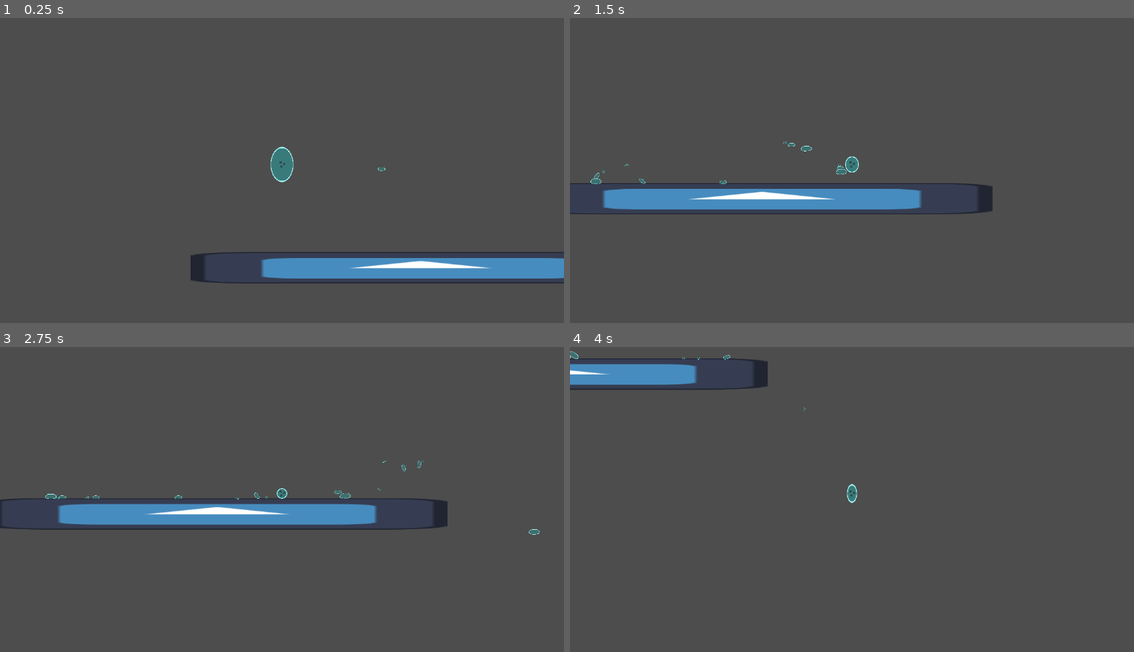
Above: before the commit, frames 1-4 (two rows, left to right).
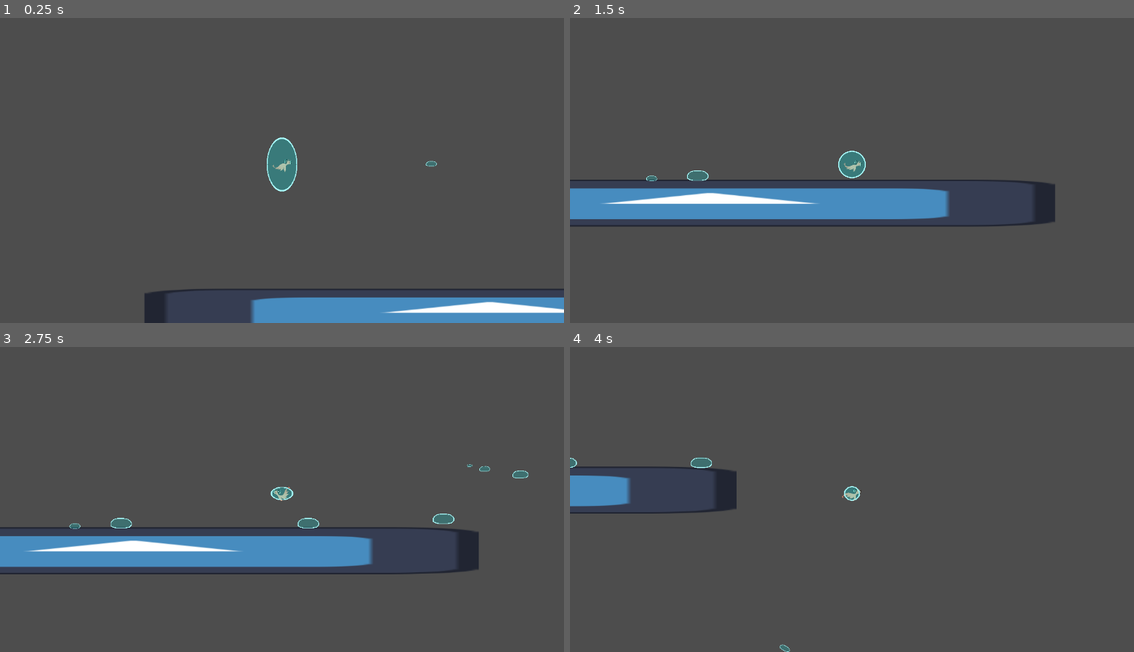
Above: after the commit, the same moments.

Repository: FelixChevrel/GlobalGameJam
Game: Godot game, scene res://TestScene.tscn
Two runs of this game, one before a commit and one after it. Both use one fixed random seed, a clock stepped at 60 frames per second and the inputs below. The engine's default icon, where the game draws it, is replaced by a stand-in: a white triangle on a blue panel in a dark square.
Inputs:
- Up to frame 1 (0.25 s): no input
- Up to frame 2 (1.5 s): hold Q (shoot) 0.53-1.28 s; hold D (move_right) from 0.53 s (still down); tap Space (jump) at 0.77, 0.8, 1.07, 1.35 s
- Up to frame 3 (2.75 s): tap Space (jump) at 1.52, 1.82, 2.3 s; tap Q (shoot) at 1.55 s; release D (move_right) at 2.03 s; hold A (move_left) from 2.03 s (still down); hold Q (shoot) from 2.03 s (still down)
- Up to frame 4 (4 s): release A (move_left) at 2.78 s; release Q (shoot) at 2.78 s; hold D (move_right) from 2.78 s (still down); tap Q (shoot) at 2.85 s; tap Space (jump) at 3.02, 3.32, 3.6, 3.77 s

The runs differ from the first frame. In frame 1, 10% of the frame differs, in the area x 25-100%, y 39-100%; in frame 2, 6.4%; in frame 3, 13%, in the area x 0-96%, y 37-75%; in frame 4, 4.4%.

Commit message:
Dash + animation

Diff:
--- a/PlayerCharacter/SCN_PrawnPlayer.tscn
+++ b/PlayerCharacter/SCN_PrawnPlayer.tscn
@@ -1,57 +1,183 @@
-[gd_scene load_steps=7 format=3 uid="uid://dohd1u16v6q4v"]
+[gd_scene load_steps=21 format=3 uid="uid://dohd1u16v6q4v"]
 
 [ext_resource type="Script" path="res://platformer_controller/platformer_controller.gd" id="1_s261a"]
-[ext_resource type="Texture2D" uid="uid://c2mbde34m075t" path="res://icon.svg" id="2_pv007"]
 [ext_resource type="PackedScene" uid="uid://1u506ll718wq" path="res://gameplayComponent/WaterDroplet.tscn" id="2_smj8w"]
 [ext_resource type="Script" path="res://Scripts/bubble.gd" id="3_0yaw3"]
+[ext_resource type="Texture2D" uid="uid://cpbis6phpkipn" path="res://PlayerCharacter/sprite/IMG_2429.png" id="4_3p423"]
 [ext_resource type="Texture2D" uid="uid://cvk1pw7tp4s04" path="res://utilitySprite/plain-circle.svg" id="4_gwj2t"]
+[ext_resource type="Texture2D" uid="uid://dj6nrq3ij1tqa" path="res://Sans titre-1.png" id="5_725x3"]
+[ext_resource type="Texture2D" uid="uid://xlqq5imtdlwt" path="res://PlayerCharacter/sprite/IMG_2421.png" id="5_t2pfl"]
+[ext_resource type="Texture2D" uid="uid://oc3mp6lhthhv" path="res://PlayerCharacter/sprite/IMG_2420.png" id="6_c0qcp"]
+[ext_resource type="Texture2D" uid="uid://3xfd5wlrckq4" path="res://PlayerCharacter/sprite/IMG_2419.png" id="7_pfgy8"]
+[ext_resource type="Texture2D" uid="uid://bt33wi63wm8yn" path="res://PlayerCharacter/sprite/IMG_2418.png" id="8_bhpry"]
+[ext_resource type="Texture2D" uid="uid://dki6b5y0kli8f" path="res://PlayerCharacter/sprite/IMG_2417.png" id="9_amgps"]
+[ext_resource type="Texture2D" uid="uid://pnov7ek1p07" path="res://PlayerCharacter/sprite/IMG_2416.png" id="10_t7w3e"]
+[ext_resource type="Texture2D" uid="uid://b6ayg3o0e228a" path="res://PlayerCharacter/sprite/IMG_2415.png" id="11_nr0vc"]
 
 [sub_resource type="CircleShape2D" id="CircleShape2D_1mndu"]
 radius = 50.0
 
+[sub_resource type="Animation" id="Animation_4ht5n"]
+resource_name = "Forward"
+length = 0.7
+loop_mode = 1
+tracks/0/type = "value"
+tracks/0/imported = false
+tracks/0/enabled = true
+tracks/0/path = NodePath(".:texture")
+tracks/0/interp = 1
+tracks/0/loop_wrap = true
+tracks/0/keys = {
+"times": PackedFloat32Array(0, 0.1, 0.2, 0.3, 0.4, 0.5, 0.6, 0.7),
+"transitions": PackedFloat32Array(1, 1, 1, 1, 1, 1, 1, 1),
+"update": 1,
+"values": [ExtResource("4_3p423"), ExtResource("5_t2pfl"), ExtResource("6_c0qcp"), ExtResource("7_pfgy8"), ExtResource("8_bhpry"), ExtResource("9_amgps"), ExtResource("10_t7w3e"), ExtResource("11_nr0vc")]
+}
+
+[sub_resource type="Animation" id="Animation_sipvi"]
+length = 0.001
+tracks/0/type = "value"
+tracks/0/imported = false
+tracks/0/enabled = true
+tracks/0/path = NodePath(".:texture")
+tracks/0/interp = 1
+tracks/0/loop_wrap = true
+tracks/0/keys = {
+"times": PackedFloat32Array(0),
+"transitions": PackedFloat32Array(1),
+"update": 1,
+"values": [ExtResource("5_725x3")]
+}
+
+[sub_resource type="AnimationLibrary" id="AnimationLibrary_8krmt"]
+_data = {
+"Forward": SubResource("Animation_4ht5n"),
+"RESET": SubResource("Animation_sipvi")
+}
+
+[sub_resource type="Animation" id="Animation_6dxav"]
+resource_name = "Dash"
+length = 0.5
+tracks/0/type = "value"
+tracks/0/imported = false
+tracks/0/enabled = true
+tracks/0/path = NodePath(".:dashSpeed")
+tracks/0/interp = 1
+tracks/0/loop_wrap = true
+tracks/0/keys = {
+"times": PackedFloat32Array(0, 0.0666667, 0.1, 0.4, 0.5),
+"transitions": PackedFloat32Array(1, 1, 1, 1, 2),
+"update": 0,
+"values": [0.0, 0.0, 1000.0, 800.0, 0.0]
+}
+tracks/1/type = "value"
+tracks/1/imported = false
+tracks/1/enabled = true
+tracks/1/path = NodePath(".:inDash")
+tracks/1/interp = 1
+tracks/1/loop_wrap = true
+tracks/1/keys = {
+"times": PackedFloat32Array(0.0333333, 0.5),
+"transitions": PackedFloat32Array(1, 1),
+"update": 1,
+"values": [true, false]
+}
+tracks/2/type = "method"
+tracks/2/imported = false
+tracks/2/enabled = true
+tracks/2/path = NodePath(".")
+tracks/2/interp = 1
+tracks/2/loop_wrap = true
+tracks/2/keys = {
+"times": PackedFloat32Array(0.0333333),
+"transitions": PackedFloat32Array(1),
+"values": [{
+"args": [],
+"method": &"releaseWaterDrop"
+}]
+}
+
+[sub_resource type="Animation" id="Animation_tvct7"]
+length = 0.001
+tracks/0/type = "value"
+tracks/0/imported = false
+tracks/0/enabled = true
+tracks/0/path = NodePath(".:dashSpeed")
+tracks/0/interp = 1
+tracks/0/loop_wrap = true
+tracks/0/keys = {
+"times": PackedFloat32Array(0),
+"transitions": PackedFloat32Array(1),
+"update": 0,
+"values": [100.0]
+}
+tracks/1/type = "value"
+tracks/1/imported = false
+tracks/1/enabled = true
+tracks/1/path = NodePath(".:inDash")
+tracks/1/interp = 1
+tracks/1/loop_wrap = true
+tracks/1/keys = {
+"times": PackedFloat32Array(0),
+"transitions": PackedFloat32Array(1),
+"update": 1,
+"values": [false]
+}
+
+[sub_resource type="AnimationLibrary" id="AnimationLibrary_xrf1g"]
+_data = {
+"Dash": SubResource("Animation_6dxav"),
+"RESET": SubResource("Animation_tvct7")
+}
+
 [node name="PlatformerController2D" type="CharacterBody2D" groups=["Player"]]
 script = ExtResource("1_s261a")
 droplet = ExtResource("2_smj8w")
+dashSpeed = 100.0
 
 [node name="BubbleShape" type="CollisionShape2D" parent="."]
 shape = SubResource("CircleShape2D_1mndu")
 
-[node name="ShrimpImage" type="Sprite2D" parent="."]
-modulate = Color(1, 0, 0, 1)
-position = Vector2(-6, -7)
-scale = Vector2(0.0625, 0.0625)
-texture = ExtResource("2_pv007")
+[node name="Camera2D" type="Camera2D" parent="."]
+zoom = Vector2(0.75, 0.75)
 
-[node name="ShrimpImage2" type="Sprite2D" parent="."]
-modulate = Color(1, 0, 0, 1)
-position = Vector2(9, -1)
-scale = Vector2(0.0625, 0.0625)
-texture = ExtResource("2_pv007")
+[node name="Iframe" type="Timer" parent="."]
+wait_time = 0.25
 
-[node name="ShrimpImage3" type="Sprite2D" parent="."]
-modulate = Color(1, 0, 0, 1)
-position = Vector2(-1, 8)
-scale = Vector2(0.0625, 0.0625)
-texture = ExtResource("2_pv007")
+[node name="ShrimpGraphic" type="Sprite2D" parent="."]
+position = Vector2(0, -3)
+scale = Vector2(0.025, 0.025)
+texture = ExtResource("5_725x3")
 
-[node name="Line2D" type="Line2D" parent="."]
+[node name="ShrimpAnim" type="AnimationPlayer" parent="ShrimpGraphic"]
+libraries = {
+"": SubResource("AnimationLibrary_8krmt")
+}
+
+[node name="Graphic" type="Node2D" parent="."]
+position = Vector2(0, 45)
+
+[node name="Node2D" type="Node2D" parent="Graphic"]
+position = Vector2(0, -45)
+
+[node name="Line2D" type="Line2D" parent="Graphic/Node2D"]
 z_index = 2
+points = PackedVector2Array(1, -3)
 closed = true
 width = 3.0
 default_color = Color(0.67451, 1, 1, 1)
 script = ExtResource("3_0yaw3")
 
-[node name="Sprite2D" type="Sprite2D" parent="Line2D"]
+[node name="Sprite2D" type="Sprite2D" parent="Graphic/Node2D/Line2D"]
 modulate = Color(0, 1, 1, 0.254902)
 z_index = -1
 scale = Vector2(0.214844, 0.214844)
 texture = ExtResource("4_gwj2t")
 
-[node name="Camera2D" type="Camera2D" parent="."]
-zoom = Vector2(0.5, 0.5)
-
-[node name="Iframe" type="Timer" parent="."]
-wait_time = 0.25
+[node name="DashAnimator" type="AnimationPlayer" parent="."]
+libraries = {
+"": SubResource("AnimationLibrary_xrf1g")
+}
 
 [connection signal="hit_ground" from="." to="." method="_on_hit_ground"]
 [connection signal="timeout" from="Iframe" to="." method="_on_iframe_timeout"]
--- a/Scripts/bubble.gd
+++ b/Scripts/bubble.gd
@@ -14,7 +14,6 @@
 
 	updateWater()
 
-	pass # Replace with function body.
 
 
 # Called every frame. 'delta' is the elapsed time since the previous frame.
--- a/platformer_controller/platformer_controller.gd
+++ b/platformer_controller/platformer_controller.gd
@@ -15,10 +15,10 @@
 @export var input_jump : String = "jump"
 
 
-const DEFAULT_MAX_JUMP_HEIGHT = 150
+const DEFAULT_MAX_JUMP_HEIGHT = 300
 const DEFAULT_MIN_JUMP_HEIGHT = 60
 const DEFAULT_DOUBLE_JUMP_HEIGHT = 100
-const DEFAULT_JUMP_DURATION = 0.3
+const DEFAULT_JUMP_DURATION = 0.4
 
 var _max_jump_height: float = DEFAULT_MAX_JUMP_HEIGHT
 ## The max jump height in pixels (holding jump).
@@ -126,8 +126,11 @@
 @export var droplet : PackedScene
 
 #dash
-var dashValue := Vector2(0,0)
-var canDash := true
+@export var dashDirection := Vector2(0,0)
+@export var dashSpeed : float = 0
+@export var inDash : bool = false
+var DashWaterDrop : Node2D
+
 
 #####################################
 
@@ -135,11 +138,13 @@
 	default_gravity = calculate_gravity(max_jump_height, jump_duration)
 	jump_velocity = calculate_jump_velocity(max_jump_height, jump_duration)
 	double_jump_velocity = calculate_jump_velocity2(double_jump_height, default_gravity)
-	release_gravity_multiplier = calculate_release_gravity_multiplier(
-			jump_velocity, min_jump_height, default_gravity)
+	release_gravity_multiplier = calculate_release_gravity_multiplier(jump_velocity, min_jump_height, default_gravity)
 
 
 func _ready():
+
+	$ShrimpGraphic/ShrimpAnim.play("Forward")
+
 	if is_coyote_time_enabled:
 		add_child(coyote_timer)
 		coyote_timer.wait_time = coyote_time
@@ -157,12 +162,19 @@
 	var dir := Vector2(0,0)
 
 	if Input.is_action_pressed(input_left):
+		$ShrimpGraphic.flip_h = true
+		$ShrimpGraphic/ShrimpAnim.speed_scale = 1
 		acc.x = -max_acceleration
 		dir.x = -1.5
 
 	if Input.is_action_pressed(input_right):
+		$ShrimpGraphic.flip_h = false
+		$ShrimpGraphic/ShrimpAnim.speed_scale = 1
 		acc.x = max_acceleration
 		dir.x = 1.5
+
+	if (dir.x == 0):
+		$ShrimpGraphic/ShrimpAnim.speed_scale = 0.5
 
 	if Input.is_action_just_pressed(input_jump):
 		holding_jump = true
@@ -181,34 +193,36 @@
 
 
 	#Shoot water
-	if Input.is_action_just_pressed("shoot"):
-
-		if (!canDash) : return
-
-		#add velocity
-		dashValue = 400 * dir.normalized()
-		velocity = Vector2(0,0)
-
-		#spawn water
-		var d = droplet.instantiate()
-		d.waterAmount = 3
-		waterAmount -= 3
-		d.position = position
-		d.linear_velocity = -dashValue
-		d.initializeSize()
-		get_tree().get_root().add_child(d)
-
-		$Line2D.updateWater()
-
-		if !is_on_floor() :
-			canDash = false
-
+	if Input.is_action_pressed("shoot"):
+
+		if (inDash) : return
+
+		print(dir)
+		dashDirection = dir
+		$DashAnimator.play("Dash")
+
+		waterAmount -= 4
+		$Graphic/Node2D/Line2D.radius = waterAmount
+		$Graphic/Node2D/Line2D.updateWater()
+
+		DashWaterDrop = droplet.instantiate()
+		DashWaterDrop.waterAmount = 4
+		DashWaterDrop.initializeSize()
+
+		pass
 
 
 
 func _physics_process(delta):
 
-
+	if inDash :
+
+		velocity = dashDirection * dashSpeed
+		previous_velocity = velocity
+		move_and_slide()
+		SquashAndStretch(delta)
+		DirectionBuble(delta)
+		return
 
 	if is_coyote_timer_running() or current_jump_type == JumpType.NONE:
 		jumps_left = max_jump_amount
@@ -239,15 +253,12 @@
 
 	_was_on_ground = is_feet_on_ground()
 
-	velocity += dashValue
-	if dashValue.length() > 1 :
-		dashValue -= delta * 1000 * dashValue.normalized()
-	else :
-		dashValue = Vector2(0,0)
+
 
 	previous_velocity = velocity
 	move_and_slide()
 	SquashAndStretch(delta)
+	DirectionBuble(delta)
 
 
 ## Use this instead of coyote_timer.start() to check if the coyote_timer is enabled first
@@ -353,7 +364,7 @@
 
 
 ## Calculates the desired gravity from jump height and jump duration.  [br]
-## Formula is from [url=https://www.youtube.com/watch?v=hG9SzQxaCm8]this video[/url]
+	## Formula is from [url=https://www.youtube.com/watch?v=hG9SzQxaCm8]this video[/url]
 func calculate_gravity(p_max_jump_height, p_jump_duration):
 	return (2 * p_max_jump_height) / pow(p_jump_duration, 2)
 
@@ -396,8 +407,8 @@
 
 	waterAmount = max(0, waterAmount-loss)
 	$BubbleShape.shape.radius = waterAmount
-	$Line2D.radius = waterAmount
-	$Line2D.updateWater()
+	$Graphic/Node2D/Line2D.radius = waterAmount
+	$Graphic/Node2D/Line2D.updateWater()
 
 	var l = loss
 
@@ -432,8 +443,8 @@
 	waterAmount = waterAmount + gain
 
 	$BubbleShape.shape.radius = waterAmount
-	$Line2D.radius = waterAmount
-	$Line2D.updateWater()
+	$Graphic/Node2D/Line2D.radius = waterAmount
+	$Graphic/Node2D/Line2D.updateWater()
 
 	iframe = true
 	$Iframe.start()
@@ -441,32 +452,68 @@
 #Constante
 var MAX_DEFORM_SPEED = 2000 #La vitesse y à laquelle la déformation maximal est appliqué
 
-var MAX_SQUASH_DEFORM_VALUE = 2 #la déformation maximale
-var MIN_SQUASH_DEFORM_VALUE = 1.2 #la déformation minimal
-
-var MAX_STRETCH_DEFORM_VALUE = 1.75 #la déformation maximale
-var MIN_STRETCH_DEFORM_VALUE = 0.9 #la déformation minimal
+var MAX_SQUASH_DEFORM_VALUE = 2.2 #la déformation maximale
+var MIN_SQUASH_DEFORM_VALUE = 1.5 #la déformation minimal
+
+var MAX_STRETCH_DEFORM_VALUE = 1.8 #la déformation maximale
+var MIN_STRETCH_DEFORM_VALUE = 0.75 #la déformation minimal
+
+var MIN_TIME_BETWEEN_COLLISION_GROUND = 0.5
 
 
 
 #Var
 var hit_the_ground = false
 var previous_velocity = Vector2() #représente la velocité de la dernière frame
-@onready var spriteRef =  $Line2D
+var timeLastGroundCol = 0
+@onready var spriteRefNode =  $Graphic/Node2D
+@onready var spriteRefLine =  $Graphic
 
 func SquashAndStretch(delta): #A run a chaque frame, defrome le sprite en fonction de la vitesse
-	if !is_on_floor() : #quand ne touche pas le sol
+	if !is_on_floor() and ((Time.get_unix_time_from_system() - timeLastGroundCol) >MIN_TIME_BETWEEN_COLLISION_GROUND) : #quand ne touche pas le sol
 		hit_the_ground = false
 
-	spriteRef.scale.y = clamp(remap(abs(velocity.y),0,abs(MAX_DEFORM_SPEED),MIN_STRETCH_DEFORM_VALUE,MAX_STRETCH_DEFORM_VALUE), MIN_STRETCH_DEFORM_VALUE , MAX_STRETCH_DEFORM_VALUE)
-	spriteRef.scale.x = clamp(remap(abs(velocity.y),0,abs(MAX_DEFORM_SPEED),1 / MIN_SQUASH_DEFORM_VALUE,1 / MAX_SQUASH_DEFORM_VALUE), MIN_STRETCH_DEFORM_VALUE , MAX_STRETCH_DEFORM_VALUE)
-	if not hit_the_ground and is_on_floor():
+		spriteRefNode.scale.y = clamp(remap(abs(velocity.y),0,abs(MAX_DEFORM_SPEED),MIN_STRETCH_DEFORM_VALUE,MAX_STRETCH_DEFORM_VALUE), 0 , 10)
+		spriteRefNode.scale.x = clamp(remap(abs(velocity.y),0,abs(MAX_DEFORM_SPEED),1 / MIN_STRETCH_DEFORM_VALUE,1 / MAX_STRETCH_DEFORM_VALUE),0, 10)
+	if not hit_the_ground and is_on_floor() and (Time.get_unix_time_from_system() - timeLastGroundCol >MIN_TIME_BETWEEN_COLLISION_GROUND):
 		hit_the_ground = true
-		#
-		spriteRef.scale.y = clamp(remap(abs(previous_velocity.y),0,abs(MAX_DEFORM_SPEED * 1.5),1 / MIN_SQUASH_DEFORM_VALUE,1 / MAX_SQUASH_DEFORM_VALUE), MIN_SQUASH_DEFORM_VALUE, MAX_SQUASH_DEFORM_VALUE)
-		spriteRef.scale.x = clamp(remap(abs(previous_velocity.y),0,abs(MAX_DEFORM_SPEED * 1.5),MIN_SQUASH_DEFORM_VALUE,MAX_SQUASH_DEFORM_VALUE), MIN_SQUASH_DEFORM_VALUE, MAX_SQUASH_DEFORM_VALUE)
-	spriteRef.scale.y = lerp(spriteRef.scale.y, 1.0, 1 - pow(0.01,delta))
-	spriteRef.scale.x = lerp(spriteRef.scale.x, 1.0, 1 - pow(0.01,delta))
+		timeLastGroundCol = Time.get_unix_time_from_system()
+
+		spriteRefNode.scale.y = clamp(remap(abs(previous_velocity.y),0,abs(MAX_DEFORM_SPEED * 1.5),1 / MIN_SQUASH_DEFORM_VALUE,1 / MAX_SQUASH_DEFORM_VALUE), 0, 10)
+		spriteRefNode.scale.x = clamp(remap(abs(previous_velocity.y),0,abs(MAX_DEFORM_SPEED * 1.5),MIN_SQUASH_DEFORM_VALUE,MAX_SQUASH_DEFORM_VALUE), 0, 10)
+
+	spriteRefNode.scale.y = lerp(spriteRefNode.scale.y, 1.0, 1 - pow(0.01,delta))
+	spriteRefNode.scale.x = lerp(spriteRefNode.scale.x, 1.0, 1 - pow(0.01,delta))
+
+
+var angleDirectionTheorique:float = 0.0
+var angleDirectionPratique:float = 0.0
+
+var VecUp = Vector2(0,1)
+
+
+var VITESSE_ROTATION_BULLE = 0
+var MIN_SPEED_ROTATION = 50
+
+func DirectionBuble(delta):
+	if is_on_floor():
+		angleDirectionTheorique = 0
+		angleDirectionPratique = 0
+	elif velocity.length() > MIN_SPEED_ROTATION :
+		angleDirectionTheorique = clamp(rad_to_deg(VecUp.angle_to(velocity)),-20,20)
+	else :
+		angleDirectionTheorique = 0
+		angleDirectionPratique = 0
+		#print("speedTooLow")
+	if (velocity.y > 0 ) :
+		angleDirectionTheorique = angleDirectionTheorique
+	else :
+		angleDirectionTheorique = -angleDirectionTheorique
+	angleDirectionPratique = move_toward(angleDirectionPratique,angleDirectionTheorique,delta*VITESSE_ROTATION_BULLE)
+	spriteRefLine.rotation_degrees = angleDirectionPratique
+
+	#print("angleDirectionTheorique = ",angleDirectionTheorique)
+	#print("spriteRef.rotation_degrees = ",spriteRefLine.rotation_degrees)
 
 
 ######################################################################################################################
@@ -474,9 +521,15 @@
 
 func _on_hit_ground():
 	LoseWater(6)
-	canDash = true
 
 
 func _on_iframe_timeout():
 	iframe = false
 	pass # Replace with function body.
+
+
+func releaseWaterDrop():
+
+	DashWaterDrop.position = position
+	DashWaterDrop.linear_velocity = -dashDirection * dashSpeed
+	get_tree().get_root().add_child(DashWaterDrop)
--- a/project.godot
+++ b/project.godot
@@ -12,41 +12,41 @@
 
 config/name="GGJ2025-Projet"
 run/main_scene="res://TestScene.tscn"
-config/features=PackedStringArray("4.2", "GL Compatibility")
+config/features=PackedStringArray("4.3", "GL Compatibility")
 config/icon="res://icon.svg"
 
 [input]
 
 move_left={
 "deadzone": 0.5,
-"events": [Object(InputEventKey,"resource_local_to_scene":fa …(172 unchanged characters)… eycode":65,"key_label":0,"unicode":113,"echo":false,"script":null)
+"events": [Object(InputEventKey,"resource_local_to_scene":fa …(172 unchanged characters)… eycode":65,"key_label":0,"unicode":113,"location":0,"echo":false,"script":null)
 ]
 }
 move_right={
 "deadzone": 0.5,
-"events": [Object(InputEventKey,"resource_local_to_scene":fa …(172 unchanged characters)… eycode":68,"key_label":0,"unicode":100,"echo":false,"script":null)
+"events": [Object(InputEventKey,"resource_local_to_scene":fa …(172 unchanged characters)… eycode":68,"key_label":0,"unicode":100,"location":0,"echo":false,"script":null)
 ]
 }
 jump={
 "deadzone": 0.5,
-"events": [Object(InputEventKey,"resource_local_to_scene":fa …(171 unchanged characters)… keycode":32,"key_label":0,"unicode":32,"echo":false,"script":null)
+"events": [Object(InputEventKey,"resource_local_to_scene":fa …(171 unchanged characters)… keycode":32,"key_label":0,"unicode":32,"location":0,"echo":false,"script":null)
 ]
 }
 Up={
 "deadzone": 0.5,
-"events": [Object(InputEventKey,"resource_local_to_scene":fa …(172 unchanged characters)… eycode":87,"key_label":0,"unicode":122,"echo":false,"script":null)
+"events": [Object(InputEventKey,"resource_local_to_scene":fa …(172 unchanged characters)… eycode":87,"key_label":0,"unicode":122,"location":0,"echo":false,"script":null)
 ]
 }
 down={
 "deadzone": 0.5,
-"events": [Object(InputEventKey,"resource_local_to_scene":fa …(172 unchanged characters)… eycode":83,"key_label":0,"unicode":115,"echo":false,"script":null)
+"events": [Object(InputEventKey,"resource_local_to_scene":fa …(172 unchanged characters)… eycode":83,"key_label":0,"unicode":115,"location":0,"echo":false,"script":null)
 ]
 }
 shoot={
 "deadzone": 0.5,
-"events": [Object(InputEventKey,"resource_local_to_scene":fa …(171 unchanged characters)… keycode":81,"key_label":0,"unicode":97,"echo":false,"script":null)
-, Object(InputEventKey,"resource_local_to_scene":false,"reso …(163 unchanged characters)… eycode":69,"key_label":0,"unicode":101,"echo":false,"script":null)
-, Object(InputEventKey,"resource_local_to_scene":false,"reso …(166 unchanged characters)… ode":4194325,"key_label":0,"unicode":0,"echo":false,"script":null)
+"events": [Object(InputEventKey,"resource_local_to_scene":fa …(171 unchanged characters)… keycode":81,"key_label":0,"unicode":97,"location":0,"echo":false,"script":null)
+, Object(InputEventKey,"resource_local_to_scene":false,"reso …(163 unchanged characters)… eycode":69,"key_label":0,"unicode":101,"location":0,"echo":false,"script":null)
+, Object(InputEventKey,"resource_local_to_scene":false,"reso …(166 unchanged characters)… ode":4194325,"key_label":0,"unicode":0,"location":0,"echo":false,"script":null)
 ]
 }
 
Binary file added: PlayerCharacter/sprite/IMG_2414.png
Not shown, added: PlayerCharacter/sprite/IMG_2414.png.import
Binary file added: PlayerCharacter/sprite/IMG_2415.png
Not shown, added: PlayerCharacter/sprite/IMG_2415.png.import
Binary file added: PlayerCharacter/sprite/IMG_2416.png
Not shown, added: PlayerCharacter/sprite/IMG_2416.png.import
Binary file added: PlayerCharacter/sprite/IMG_2417.png
Not shown, added: PlayerCharacter/sprite/IMG_2417.png.import
Binary file added: PlayerCharacter/sprite/IMG_2418.png
Not shown, added: PlayerCharacter/sprite/IMG_2418.png.import
Binary file added: PlayerCharacter/sprite/IMG_2419.png
Not shown, added: PlayerCharacter/sprite/IMG_2419.png.import
(and 10 more such lines)
